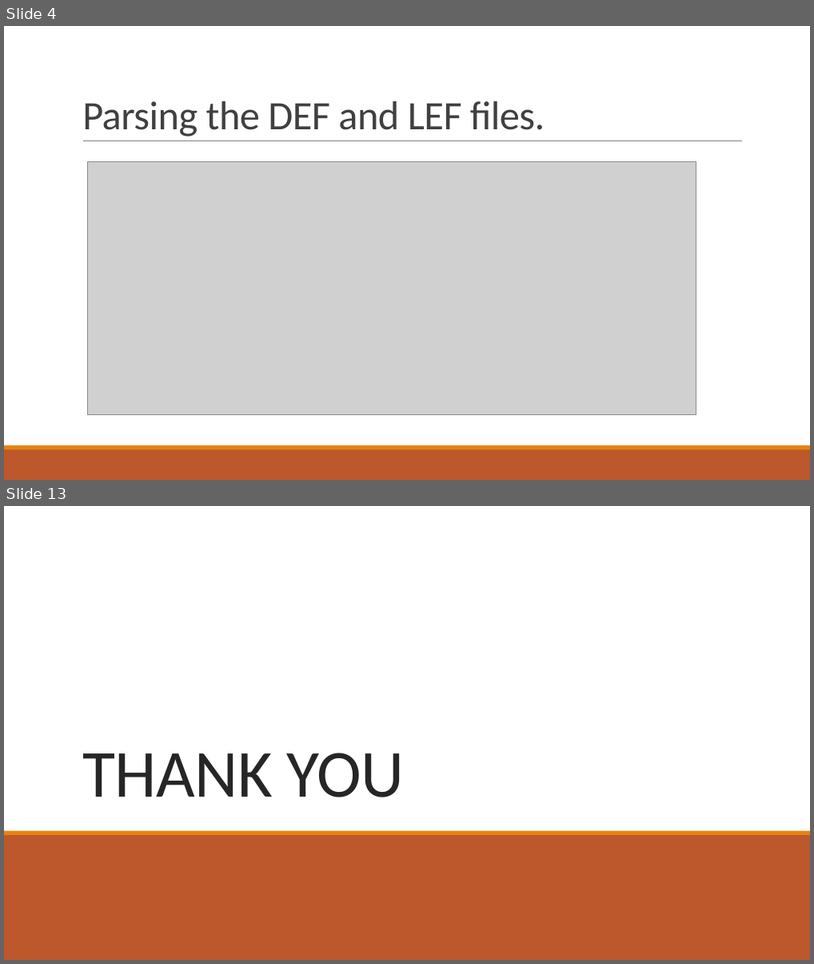
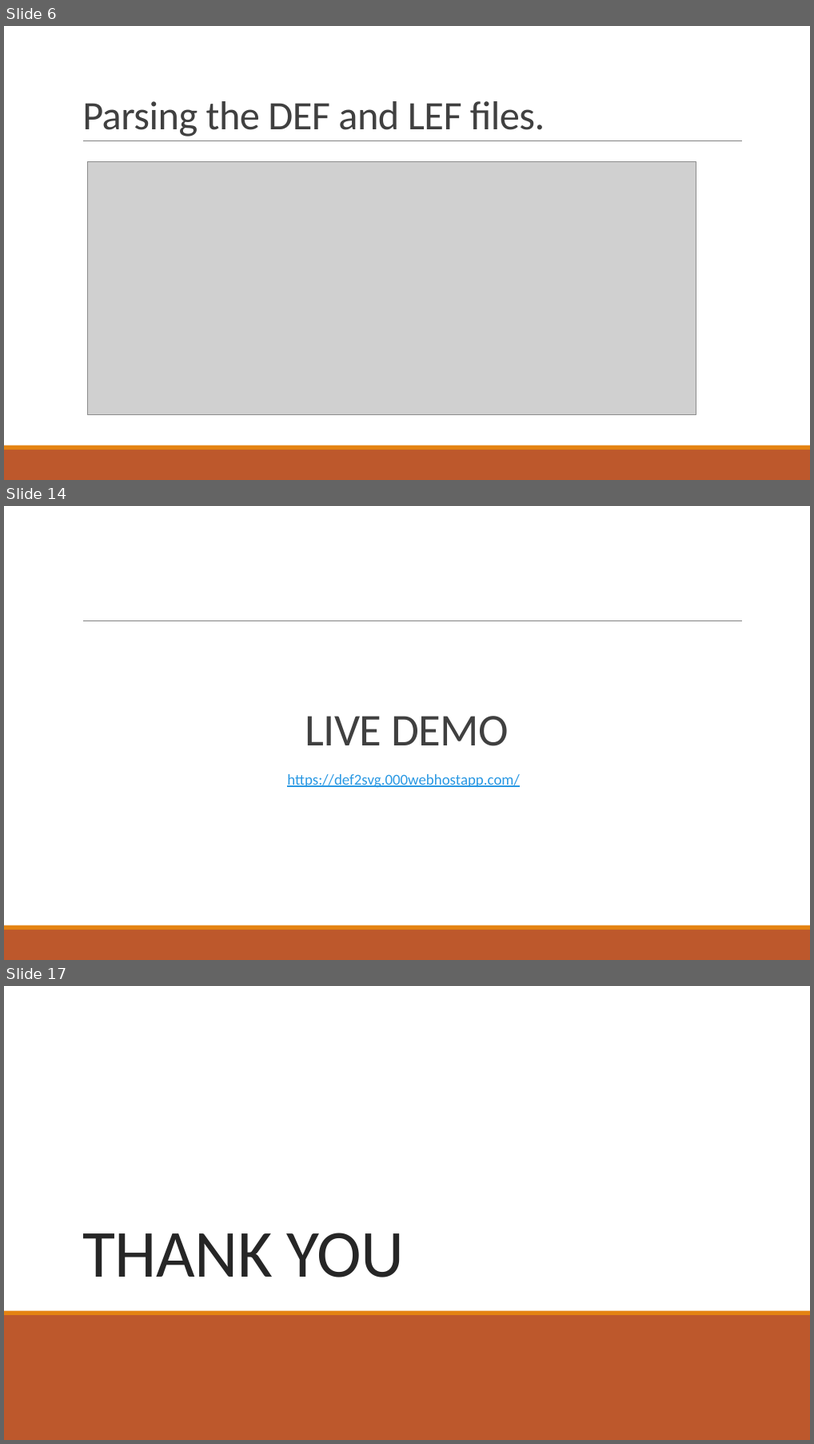
Before and after one commit to AhmedSharaf98/DEF-to-SVG, a slide deck: docs/DEF-LEF to SVG.pptx. Shown one above the other, each under a label of ours: slides 4 and 13 before the commit, slides 6, 14 and 17 after it; the slides between them are not shown. The pictures are 814x964 and 814x1444 pixels, drawn with LibreOffice and Linux fonts; fonts in the diff are those of the drawing; grey boxes stand for pictures. Boxes give left, top, right and bottom in pixels: in the first picture for what was removed or moved away, otherwise in the second. Text is boxed around its words. In the diff, an @@ line names an element or a change of style, - is before the commit and + after.

```diff
--- a/docs/DEF-LEF to SVG.pptx
+++ b/docs/DEF-LEF to SVG.pptx
@@ slide 14 added at <box>4,506,810,960</box>, background #FFFFFF; not listed: 3 template elements that a slide beside it also shows @@
@@ title added at <box>305,716,509,746</box>, 54 pt, text #404040 @@
+LIVE DEMO
@@ text added at <box>287,774,519,788</box>, 18 pt, text #2998E3, underline @@
+https://def2svg.000webhostapp.com/
@@ what was slide 4 is now slide 6 @@
@@ what was slide 13 is now slide 17 @@
```
Also in this commit, not shown: 9 slides changed, 5 other slides added, 2 slides removed, 1 other file.
